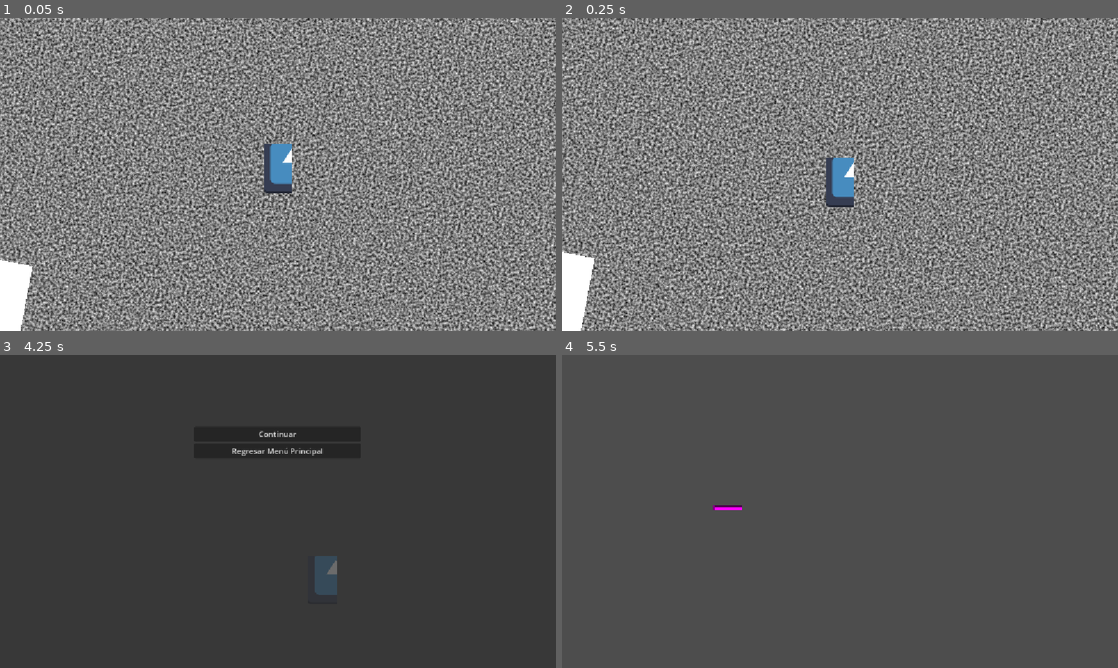
Above: before the commit, frames 1-4 (two rows, left to right).
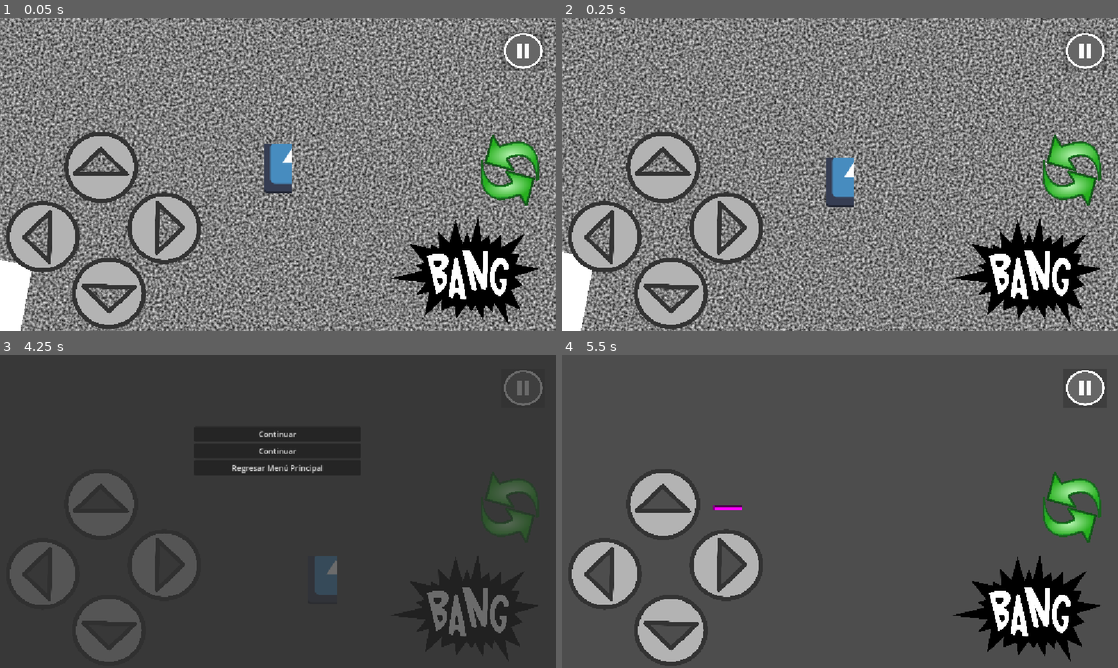
Above: after the commit, the same moments.

Repository: Kevincamelo5/Sacbe
Game: Godot game, scene res://mapa/pruebas.tscn
Two runs of this game, one before a commit and one after it. Both use one fixed random seed, a clock stepped at 60 frames per second and the inputs below. This scene is started directly instead of the project's main scene. The engine's default icon, where the game draws it, is replaced by a stand-in: a white triangle on a blue panel in a dark square.
Inputs (mouse positions are in pixels of both pictures, inside the frame that each line leads up to):
- Up to frame 1 (0.05 s): no input
- Up to frame 2 (0.25 s): no input
- Up to frame 3 (4.25 s): tap Enter at 0.5 s; move the mouse to (400, 495) at 0.52 s; hold S (agacharse) 0.53-1.28 s; hold D (derecha) 0.53-2.03 s; click (400, 495) at 0.67 s; tap W (saltar) at 0.77, 1.07, 1.52, 1.82, 2.3, 2.85, 3.02, 3.32, 3.77, 4.07 s; tap Tab (cambiar_objeto) at 0.8, 1.35, 3.8 s; move the mouse to (166, 527) at 1.27 s; click (166, 527) at 1.42 s; tap F (usar_objeto) at 1.55 s; move the mouse to (333, 442) at 2.02 s; hold A (izquierda) 2.03-2.78 s; hold F (usar_objeto) 2.03-2.78 s; click (333, 442) at 2.17 s; tap Space at 2.75 s; move the mouse to (250, 574) at 2.77 s; hold D (derecha) from 2.78 s (still down); click (250, 574) at 2.92 s; tap S (agacharse) at 3.05 s; move the mouse to (444, 558) at 3.52 s; hold S (agacharse) from 3.53 s (still down); click (444, 558) at 3.67 s; tap P (pausa) at 4.15 s
- Up to frame 4 (5.5 s): release D (derecha) at 4.25 s; release S (agacharse) at 4.25 s; click "Continuar" at 4.25 s; move the mouse to (673, 464) at 5.02 s; hold A (izquierda) from 5.03 s (still down); tap Tab (cambiar_objeto) at 5.1 s; click (673, 464) at 5.17 s; tap W (saltar) at 5.27 s; tap F (usar_objeto) at 5.3 s

The runs differ from the first frame. In frame 1, 13% of the frame differs, in the area x 1-98%, y 4-100%; in frame 2, 13%; in frame 3, 7.7%; in frame 4, 14%.

Commit message:
agregacion de los controles para la version de android
implementacion de los controles dentro del area de pruebas

analisis de las funciones operadores dentro del juego

Diff:
--- /dev/null
+++ b/mapa/controles.gd
@@ -0,0 +1,44 @@
+extends CanvasLayer
+
+
+func _on_izquierda_pressed() -> void:
+	$Izquierda.modulate=Color(1,1,1,0.5)
+
+func _on_izquierda_released() -> void:
+	$Izquierda.modulate=Color(1,1,1,1)
+
+func _on_derecha_pressed() -> void:
+	$Derecha.modulate=Color(1,1,1,0.5) # Replace with function body.
+
+func _on_derecha_released() -> void:
+	$Derecha.modulate=Color(1,1,1,1) # Replace with function body.
+
+func _on_saltar_pressed() -> void:
+	$Saltar.modulate=Color(1,1,1,0.5) # Replace with function body.
+
+func _on_saltar_released() -> void:
+	$Saltar.modulate=Color(1,1,1,1) # Replace with function body.
+
+func _on_agacharse_pressed() -> void:
+	$Agacharse.modulate=Color(1,1,1,0.5) # Replace with function body.
+
+func _on_agacharse_released() -> void:
+	$Agacharse.modulate=Color(1,1,1,1) # Replace with function body.
+
+func _on_pausa_pressed() -> void:
+	$Pausa.modulate=Color(1,1,1,0.5) # Replace with function body.
+
+func _on_pausa_released() -> void:
+	$Pausa.modulate=Color(1,1,1,1) # Replace with function body.
+
+func _on_cambiar_objeto_pressed() -> void:
+	$CambiarObjeto.modulate=Color(1,1,1,0.5) # Replace with function body.
+
+func _on_cambiar_objeto_released() -> void:
+	$CambiarObjeto.modulate=Color(1,1,1,1) # Replace with function body.
+
+func _on_usar_objeto_pressed() -> void:
+	$UsarObjeto.modulate=Color(1,1,1,0.5) # Replace with function body.
+
+func _on_usar_objeto_released() -> void:
+	$UsarObjeto.modulate=Color(1,1,1,1) # Replace with function body.
--- /dev/null
+++ b/mapa/controles.tscn
@@ -0,0 +1,70 @@
+[gd_scene load_steps=9 format=3 uid="uid://bw8ubk8v43lho"]
+
+[ext_resource type="Script" uid="uid://brcdsuq38nok0" path="res://mapa/controles.gd" id="1_4hprl"]
+[ext_resource type="Texture2D" uid="uid://b74aptb743qcb" path="res://global/elementos/botones/arrow-27066_1920.png" id="1_bdtd0"]
+[ext_resource type="Texture2D" uid="uid://vgfvdehrf3e4" path="res://global/elementos/botones/arrow-left-27066_1920.png" id="2_4hprl"]
+[ext_resource type="Texture2D" uid="uid://blgctreic330j" path="res://global/elementos/botones/arrow-up-27066_1920.png" id="3_82l32"]
+[ext_resource type="Texture2D" uid="uid://b7exxeip5e0o" path="res://global/elementos/botones/arrow-down-27066_1920.png" id="4_06y37"]
+[ext_resource type="Texture2D" uid="uid://ddapt1xkgg73b" path="res://global/elementos/botones/pause-button-2148106_1280.png" id="5_totj0"]
+[ext_resource type="Texture2D" uid="uid://d3lb10g5lqvrv" path="res://global/elementos/botones/arrow-31177_1920.png" id="6_2mbvt"]
+[ext_resource type="Texture2D" uid="uid://qeevfbm1li0g" path="res://global/elementos/botones/bang-148261_1920.png" id="7_7aew7"]
+
+[node name="controles" type="CanvasLayer"]
+script = ExtResource("1_4hprl")
+
+[node name="Izquierda" type="TouchScreenButton" parent="."]
+position = Vector2(12, 379)
+scale = Vector2(0.07972903, 0.077083334)
+texture_normal = ExtResource("1_bdtd0")
+action = "izquierda"
+
+[node name="Derecha" type="TouchScreenButton" parent="."]
+position = Vector2(264, 361)
+scale = Vector2(0.07972903, 0.077083334)
+texture_normal = ExtResource("2_4hprl")
+action = "derecha"
+
+[node name="Saltar" type="TouchScreenButton" parent="."]
+position = Vector2(133, 235)
+scale = Vector2(0.07972903, 0.0771235)
+texture_normal = ExtResource("3_82l32")
+action = "saltar"
+
+[node name="Agacharse" type="TouchScreenButton" parent="."]
+position = Vector2(149, 496)
+scale = Vector2(0.07972903, 0.077083334)
+texture_normal = ExtResource("4_06y37")
+action = "saltar"
+
+[node name="Pausa" type="TouchScreenButton" parent="."]
+position = Vector2(1039, 28.000002)
+scale = Vector2(0.16879156, 0.15401298)
+texture_normal = ExtResource("5_totj0")
+action = "pausa"
+
+[node name="CambiarObjeto" type="TouchScreenButton" parent="."]
+position = Vector2(995.99994, 242.00002)
+scale = Vector2(0.07972903, 0.077083334)
+texture_normal = ExtResource("6_2mbvt")
+action = "cambiar_objeto"
+
+[node name="UsarObjeto" type="TouchScreenButton" parent="."]
+position = Vector2(809, 412)
+scale = Vector2(0.16097902, 0.16957764)
+texture_normal = ExtResource("7_7aew7")
+action = "usar_objeto"
+
+[connection signal="pressed" from="Izquierda" to="." method="_on_izquierda_pressed"]
+[connection signal="released" from="Izquierda" to="." method="_on_izquierda_released"]
+[connection signal="pressed" from="Derecha" to="." method="_on_derecha_pressed"]
+[connection signal="released" from="Derecha" to="." method="_on_derecha_released"]
+[connection signal="pressed" from="Saltar" to="." method="_on_saltar_pressed"]
+[connection signal="released" from="Saltar" to="." method="_on_saltar_released"]
+[connection signal="pressed" from="Agacharse" to="." method="_on_agacharse_pressed"]
+[connection signal="released" from="Agacharse" to="." method="_on_agacharse_released"]
+[connection signal="pressed" from="Pausa" to="." method="_on_pausa_pressed"]
+[connection signal="released" from="Pausa" to="." method="_on_pausa_released"]
+[connection signal="pressed" from="CambiarObjeto" to="." method="_on_cambiar_objeto_pressed"]
+[connection signal="released" from="CambiarObjeto" to="." method="_on_cambiar_objeto_released"]
+[connection signal="pressed" from="UsarObjeto" to="." method="_on_usar_objeto_pressed"]
+[connection signal="released" from="UsarObjeto" to="." method="_on_usar_objeto_released"]
--- a/mapa/pruebas.tscn
+++ b/mapa/pruebas.tscn
@@ -1,10 +1,11 @@
-[gd_scene load_steps=14 format=3 uid="uid://eb0oi31vn8rt"]
+[gd_scene load_steps=15 format=3 uid="uid://eb0oi31vn8rt"]
 
 [ext_resource type="Shader" uid="uid://cooprqs2pjbqy" path="res://global/shader/reemplazar.gdshader" id="1_kfojk"]
 [ext_resource type="Texture2D" uid="uid://beboyb012tlc5" path="res://icon.svg" id="2_ng5om"]
 [ext_resource type="PackedScene" uid="uid://caokkywjfo4gv" path="res://entidad/jugador/jugador.tscn" id="3_uooar"]
 [ext_resource type="PackedScene" uid="uid://driv6f3ve55gi" path="res://global/Hurtbox.tscn" id="4_ng5om"]
 [ext_resource type="PackedScene" uid="uid://d38wh3lhl8s2c" path="res://menu_pausa.tscn" id="5_uooar"]
+[ext_resource type="PackedScene" uid="uid://bw8ubk8v43lho" path="res://mapa/controles.tscn" id="6_c2dsd"]
 
 [sub_resource type="FastNoiseLite" id="FastNoiseLite_7b0a2"]
 seed = 335
@@ -37,6 +38,8 @@
 size = Vector2(66, 60)
 
 [node name="Pruebas" type="Node2D"]
+
+[node name="controles" parent="." instance=ExtResource("6_c2dsd")]
 
 [node name="Objetos" type="Node2D" parent="."]
 
--- a/menu_pausa.tscn
+++ b/menu_pausa.tscn
@@ -27,6 +27,10 @@
 func _input(event: InputEvent) -> void:
 	if event.is_action(\"pausa\"):
 			mostrar()
+
+
+func _on_reinciar_pressed() -> void:
+	pass # Replace with function body.
 "
 
 [node name="MenuPausa" type="CanvasLayer"]
@@ -59,9 +63,15 @@
 layout_mode = 2
 text = "Continuar"
 
+[node name="reinciar" type="Button" parent="ColorRect/VBoxContainer"]
+layout_mode = 2
+text = "Continuar"
+
 [node name="guardar y salir" type="Button" parent="ColorRect/VBoxContainer"]
 layout_mode = 2
 text = "Regresar Menú Principal"
 
 [connection signal="pressed" from="ColorRect/VBoxContainer/continuar" to="." method="_on_continuar_pressed"]
+[connection signal="pressed" from="ColorRect/VBoxContainer/reinciar" to="." method="_on_reinciar_pressed"]
+[connection signal="pressed" from="ColorRect/VBoxContainer/reinciar" to="." method="_on_continuar_pressed"]
 [connection signal="pressed" from="ColorRect/VBoxContainer/guardar y salir" to="." method="_on_guardar_y_salir_pressed"]
--- a/project.godot
+++ b/project.godot
@@ -65,3 +65,7 @@
 "events": [Object(InputEventKey,"resource_local_to_scene":false,"resource_name":"","device":-1,"window_id":0,"alt_press …(192 unchanged characters)…
 ]
 }
+
+[input_devices]
+
+pointing/emulate_touch_from_mouse=true
Binary file added: global/elementos/altar/altarDPrueba.png
Not shown, added: global/elementos/altar/altarDPrueba.png.import
Binary file added: global/elementos/botones/arrow-27066_1920.png
Not shown, added: global/elementos/botones/arrow-27066_1920.png.import
Binary file added: global/elementos/botones/arrow-31177_1920.png
Not shown, added: global/elementos/botones/arrow-31177_1920.png.import
Binary file added: global/elementos/botones/arrow-down-27066_1920.png
Not shown, added: global/elementos/botones/arrow-down-27066_1920.png.import
Binary file added: global/elementos/botones/arrow-left-27066_1920.png
Not shown, added: global/elementos/botones/arrow-left-27066_1920.png.import
Binary file added: global/elementos/botones/arrow-up-27066_1920.png
Not shown, added: global/elementos/botones/arrow-up-27066_1920.png.import
(and 5 more such lines)
